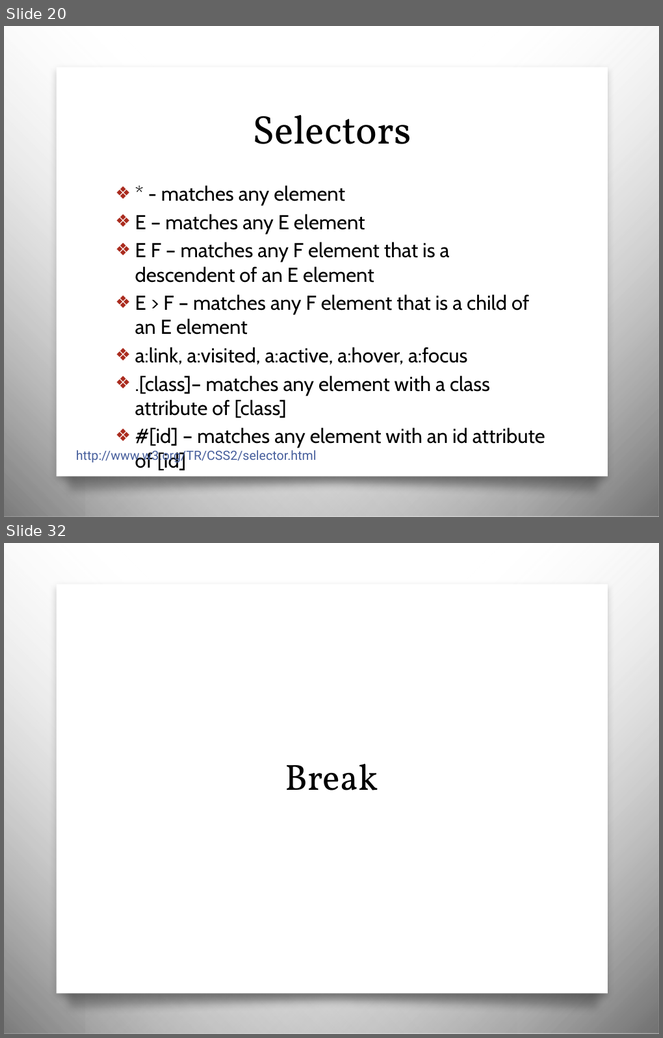
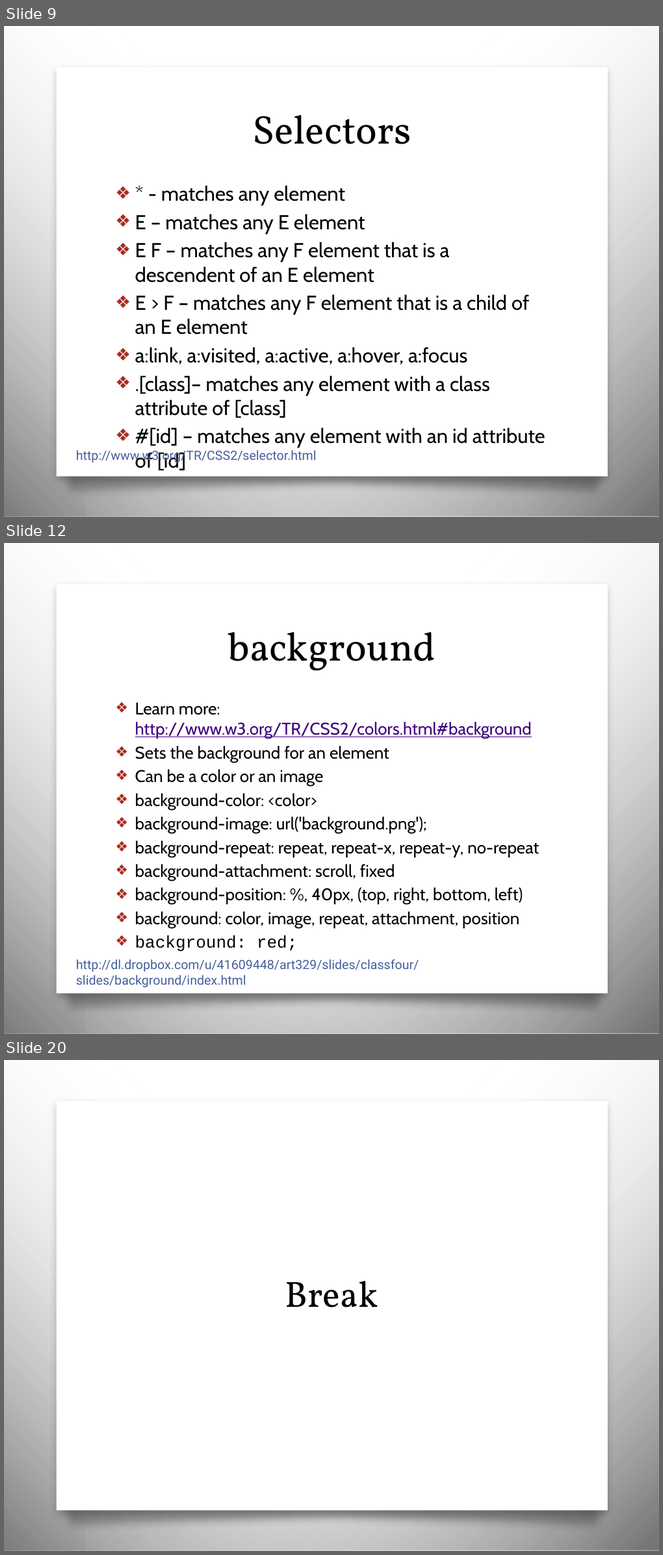
Before and after one commit to awayken/USF-ART329, a slide deck: slides/classfour/slides.pptx. Shown one above the other, each under a label of ours: slides 20 and 32 before the commit, slides 9, 12 and 20 after it; the slides between them are not shown. The pictures are 663x1038 and 663x1555 pixels, drawn with LibreOffice and Linux fonts; fonts in the diff are those of the drawing; background and template pictures are left out. Boxes give left, top, right and bottom in pixels: in the first picture for what was removed or moved away, otherwise in the second. Text is boxed around its words. In the diff, an @@ line names an element or a change of style, - is before the commit and + after.

Commit message:
Finished slides for class four, with demos.

```diff
--- a/slides/classfour/slides.pptx
+++ b/slides/classfour/slides.pptx
@@ slide 12 added at box(4, 543, 659, 1034), background picture (left out); not listed: 4 template elements that a slide beside it also shows @@
@@ title added at box(228, 632, 436, 671), 44 pt, text #000000 @@
+background
@@ text added at box(135, 702, 539, 952), 18.6 pt, text #000000 @@
+❖ Learn more: http://www.w3.org/TR/CSS2/colors.html#background
+❖ Sets the background for an element
+❖ Can be a color or an image
+❖ background-color: <color>
+❖ background-image: url('background.png');
+❖ background-repeat: repeat, repeat-x, repeat-y, no-repeat
+❖ background-attachment: scroll, fixed
+❖ background-position: %, 40px, (top, right, bottom, left)
+❖ background: color, image, repeat, attachment, position
+❖ background: red;
@@ text added at box(76, 960, 419, 988), 14 pt, text #465E9C @@
+http://dl.dropbox.com/u/41609448/art329/slides/classfour/slides/background/index.html
@@ what was slide 20 is now slide 9 @@
@@ what was slide 32 is now slide 20 @@
```
Also in this commit, not shown: 8 slides changed, 17 other slides added, 24 slides removed, 8 other files.
